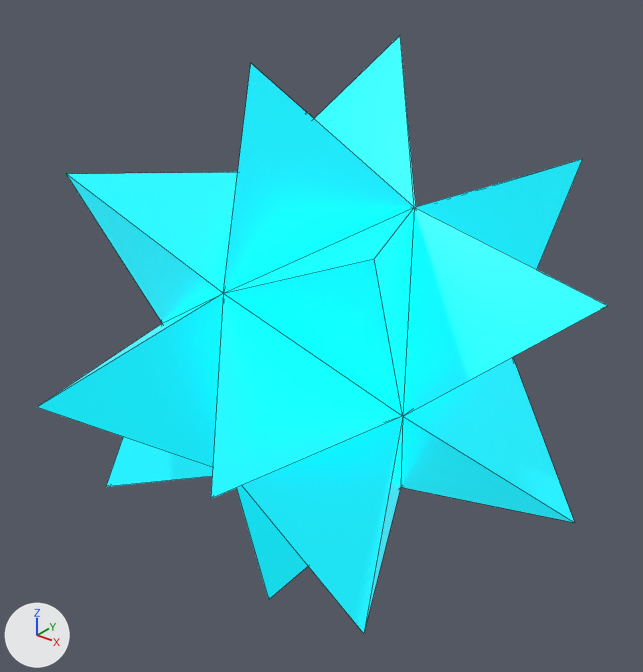
The glTF model models/bit-mid.glb: old version first, new version second.
One viewpoint serves both versions: a camera (50 mm lens) standing at (2.63, -3.37, 2.05) and looking at (-0.03, -0.04, -0.02). Arrows for +X, +Y and +Z are at lower left; the lights stay in place. The first picture is the older version. Mesh edges are drawn as thin lines. Vertices at exactly the same position are counted once.
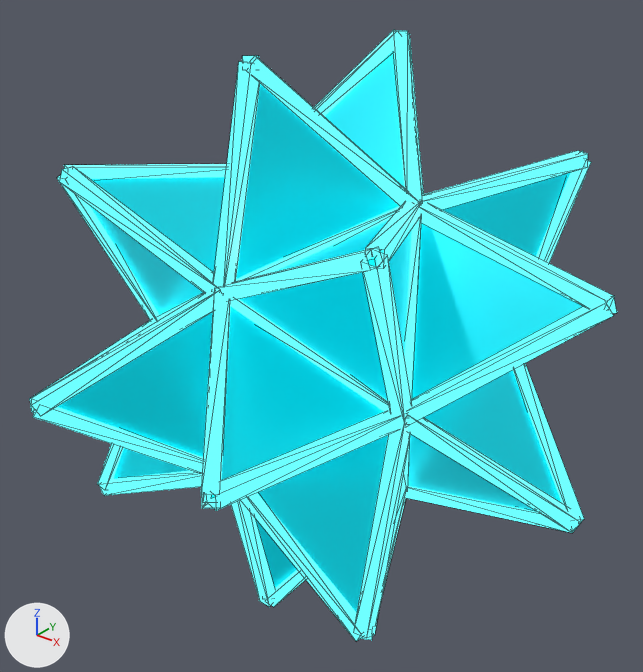
Patch to the scene script:
```diff
--- a/models/bit-mid.glb.py
+++ b/models/bit-mid.glb.py
@@ mat_bitedge @@
+mat_bitedge = principled_material('bitEdge')
+mat_bitedge.base_color = (0.0, 0.95, 1.0)  # cyan #00f9ff
+mat_bitedge.metallic = 0.2
+mat_bitedge.roughness = 0.15
+mat_bitedge.emission_color = (0.15, 1.0, 1.0)  # cyan #6cffff
+mat_bitedge.emission_strength = 1.0
@@ mat_bitface @@
+mat_bitface = principled_material('bitFace')
+mat_bitface.base_color = (0.0, 0.42, 0.48)  # cyan #00adb8
+mat_bitface.metallic = 0.55
+mat_bitface.roughness = 0.35
+mat_bitface.emission_color = (0.0, 0.28, 0.34)  # cyan #00909e
+mat_bitface.emission_strength = 1.0
@@ me_mesh_0 @@
 # used by ob_mesh_0; location = (0.0, 0.0, 0.0)
-me_mesh_0.from_pydata(...)  # 32 vertices, 60 faces; spans x -1.45..1.45, y -1.45..1.45, z -1.45..1.45
+me_mesh_0.from_pydata(...)  # 752 vertices, 780 faces; spans x -1.48..1.48, y -1.48..1.48, z -1.47..1.47
+# me_mesh_0 part 1: 720 vertices added at x -1.48..1.48, y -1.48..1.48, z -1.47..1.47
+# me_mesh_0 part 2: 60 faces spanning x -1.45..1.45, y -1.45..1.45, z -1.45..1.45 switch from mat_tronbit (cyan #27c4ce, glowing cyan #00c4d3) to mat_bitface (cyan #00adb8, glowing cyan #00909e)
+me_mesh_0.materials.append(mat_bitedge)  # cyan #00f9ff, glowing cyan #6cffff
```

Where the change shows, as pixel boxes (x1, y1, x2, y2) in the pictures (643 x 672 px):
'Mesh_0', reshaped
    before: (37, 36, 607, 633)
    after: (30, 30, 617, 641)
part 1 of me_mesh_0, added (cyan)
    after: (30, 30, 617, 641)
part 2 of me_mesh_0, recoloured
    before: (37, 36, 607, 633)
    after: (57, 50, 583, 612)
